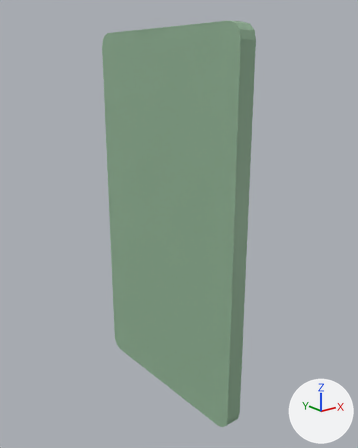
Renders of the FBX model Assets/_resources/3D models/Vignette #3/Phone.fbx from each side of a commit.
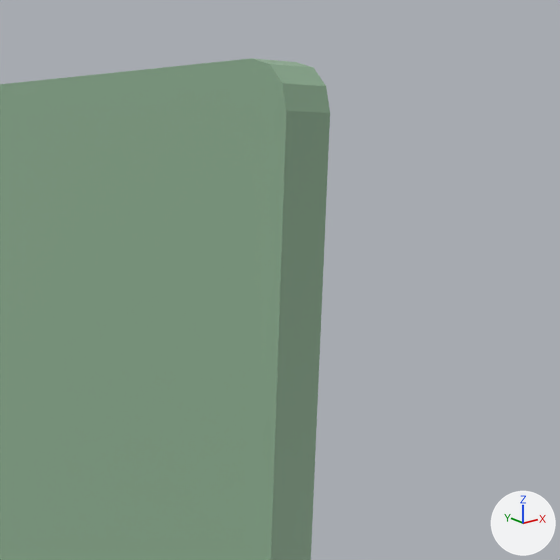
There are two pictures of each version: one whole from a 50 mm lens placed at (-4.67, -6.1, 2.55), pointed at (0.1, -0.13, 0.16), one close up on the part from 39% to 94% of the width and 0% to 43% of the height. Arrows for +X, +Y and +Z are at lower right; the lights stay in place. Where no turn or scale is listed for an object, it has been applied to the vertices.
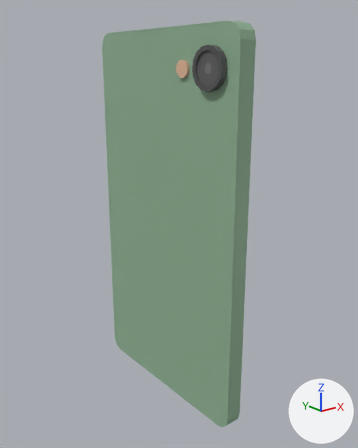
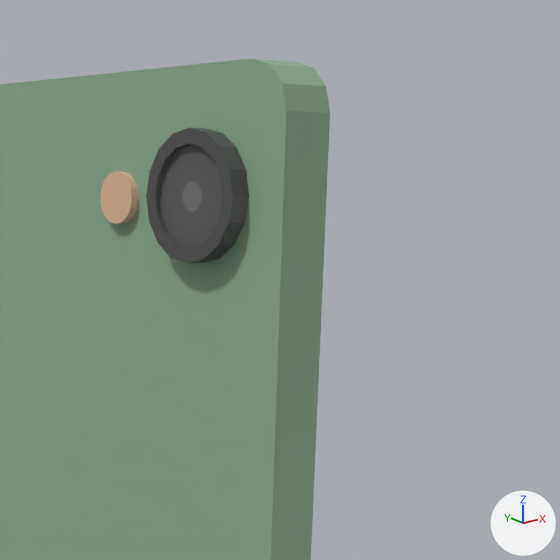
Boxes (x1, y1, x2, y2) around the edits, measured in the close-ups (560 x 560 px):
'Cylinder.002', added: after (100, 128, 249, 263)
    faces in mat_camera (dark grey #545454): (146, 128, 249, 263)
    faces in mat_camera_len (dark grey #5f5f5f): (160, 144, 222, 248)
    faces in mat_camera_flash (beige #e7bc9d): (100, 171, 139, 224)
    faces in mat_camera_len_iris (grey #777777): (182, 181, 202, 212)

Patch to the scene script:
```diff
--- a/Assets/_resources/3D models/Vignette #3/Phone.fbx.py
+++ b/Assets/_resources/3D models/Vignette #3/Phone.fbx.py
@@ mat_camera_len @@
+mat_camera_len = principled_material('Camera_len')
+mat_camera_len.base_color = (0.115, 0.115, 0.115)  # dark grey #5f5f5f
@@ mat_camera @@
+mat_camera = principled_material('Camera')
+mat_camera.base_color = (0.0885, 0.0885, 0.0885)  # dark grey #545454
@@ mat_camera_flash @@
+mat_camera_flash = principled_material('Camera_flash')
+mat_camera_flash.base_color = (0.8, 0.505, 0.335)  # beige #e7bc9d
@@ mat_camera_len_iris @@
+mat_camera_len_iris = principled_material('Camera_len_iris')
+mat_camera_len_iris.base_color = (0.186, 0.186, 0.186)  # grey #777777
@@ me_cylinder_002 @@
+me_cylinder_002.from_pydata(...)  # 112 vertices, 84 faces; spans x -0.115..0.178, y -0.862..0.12, z -0.28..0.293
+# faces by material slot: [49, 16, 1, 18]
+me_cylinder_002.materials.append(mat_camera)  # dark grey #545454
+me_cylinder_002.materials.append(mat_camera_len)  # dark grey #5f5f5f
+me_cylinder_002.materials.append(mat_camera_len_iris)  # grey #777777
+me_cylinder_002.materials.append(mat_camera_flash)  # beige #e7bc9d
@@ ob_cylinder_002 @@
+ob_cylinder_002 = bpy.data.objects.new('Cylinder.002', me_cylinder_002)
+ob_cylinder_002.location = (-0.129, -0.551, 2.546)
```
